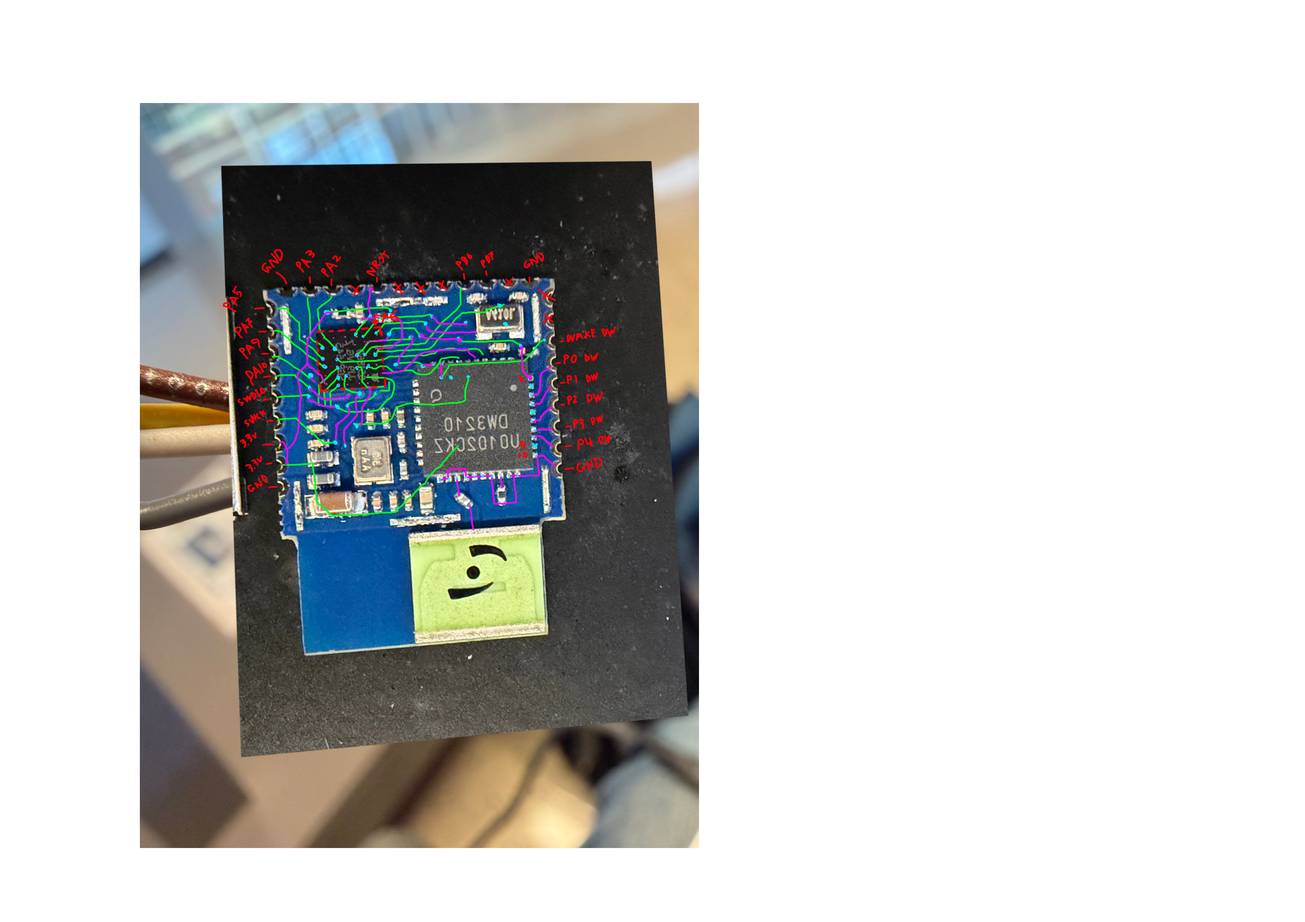
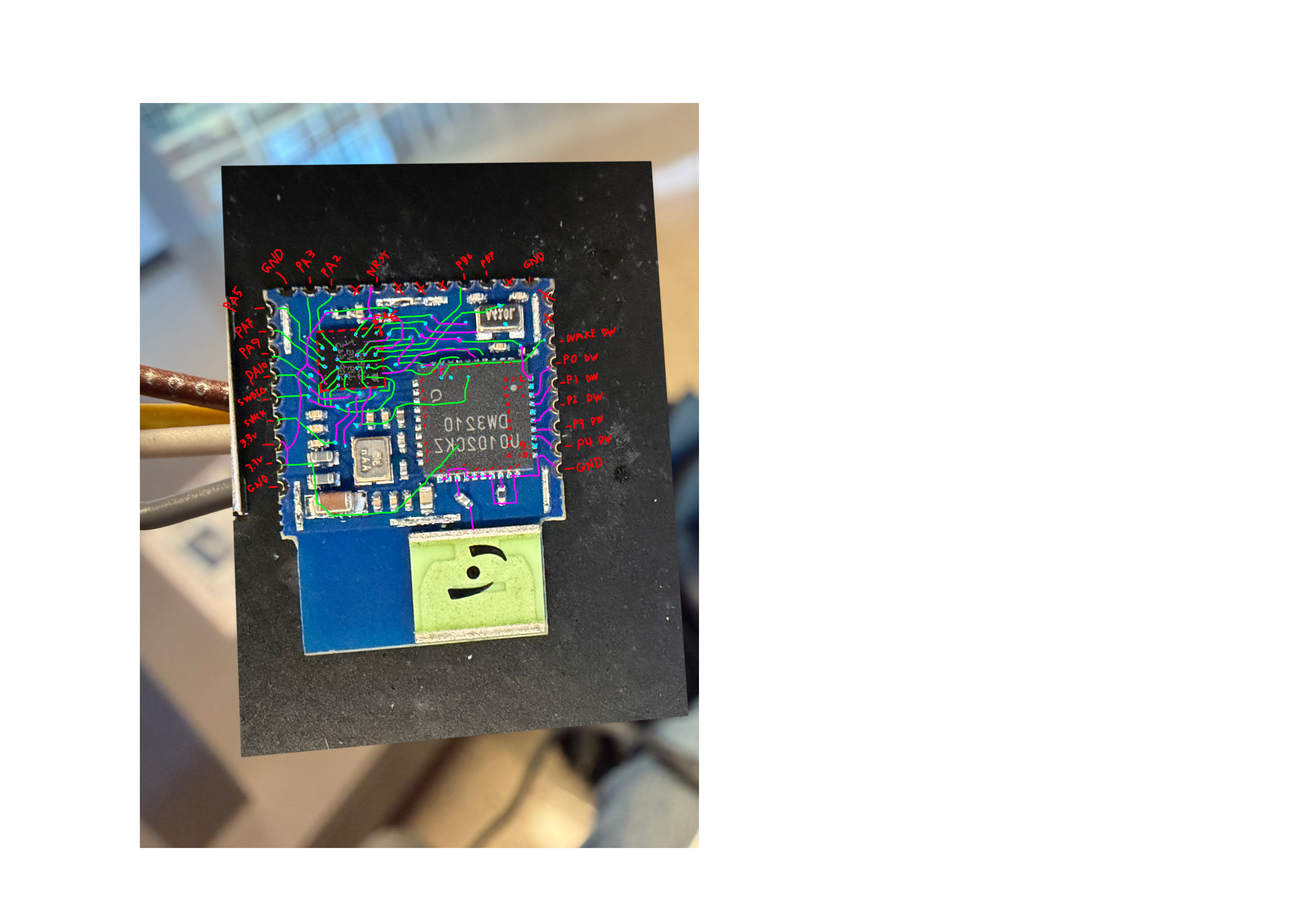
Two versions of the same layered image (w=1305, h=922). Layer-by-layer changes:
painted on "Paint Layer 1" over [419, 361, 532, 475]
painted on "Chip side" over [419, 361, 532, 475]
painted on "Back side" over [419, 361, 532, 475]
painted on "Back Picture" over [419, 361, 532, 475]
painted on "Chip Picture" over [419, 361, 532, 475]
